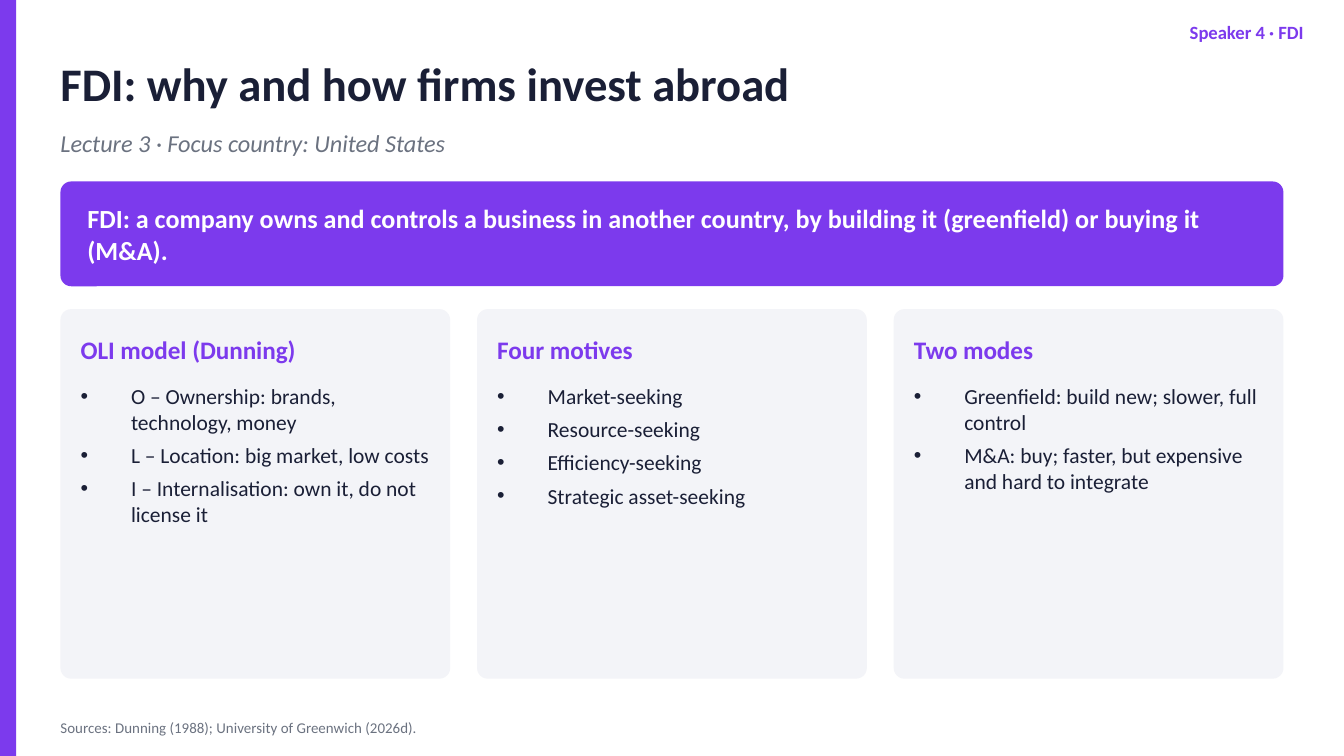
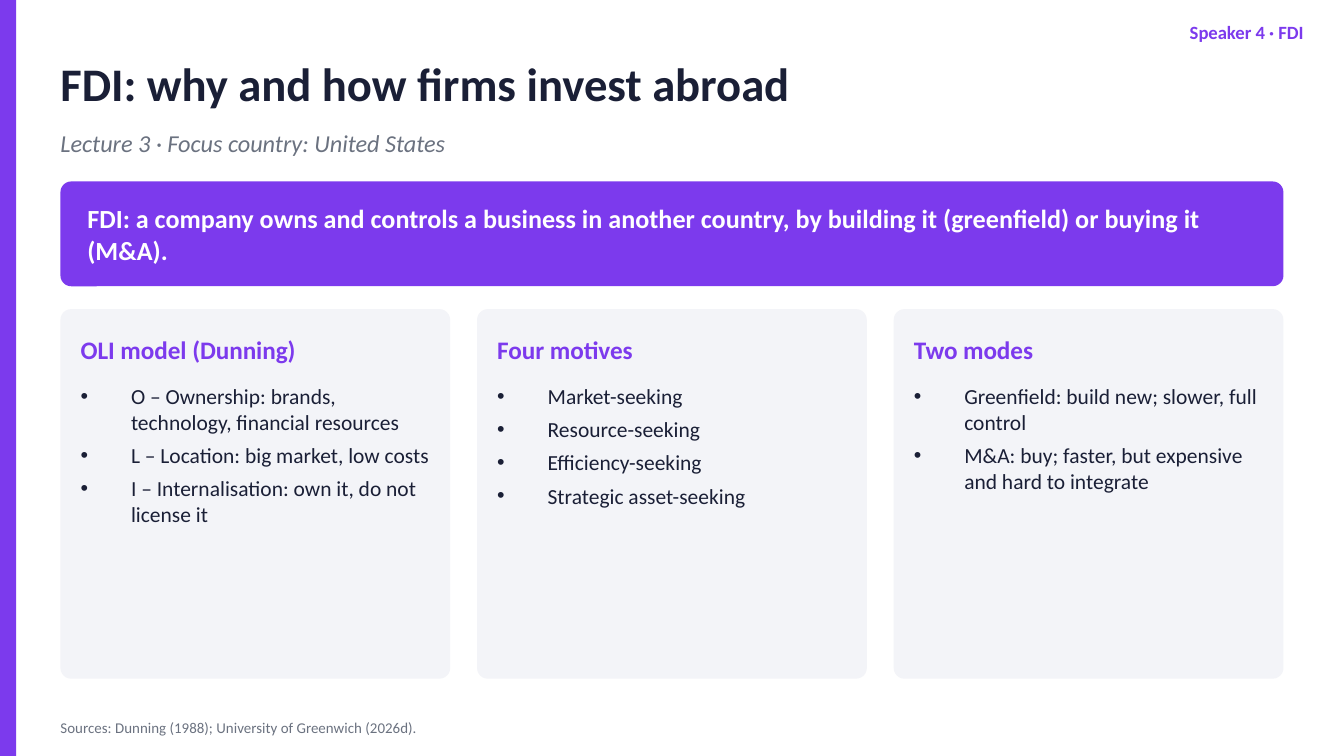
Before and after one commit to dollar3651314/mymba, a slide deck: slide 11 of content/busi1763/files/Unilever_Group_EN.pptx. Drawn at 1344x756 pixels with LibreOffice and Linux fonts; fonts in the diff are those of the drawing. Boxes give left, top, right and bottom in pixels: in the first picture for what was removed or moved away, otherwise in the second. Text is boxed around its words. In the diff, an @@ line names an element or a change of style, - is before the commit and + after.

```diff
--- a/content/busi1763/files/Unilever_Group_EN.pptx
+++ b/content/busi1763/files/Unilever_Group_EN.pptx
@@ text at [131, 389, 399, 434]: text changed @@
-• O – Ownership: brands, technology, money
+• O – Ownership: brands, technology, financial resources
```
Also in this commit, not shown: 13 other slides changed, 16 other files.
